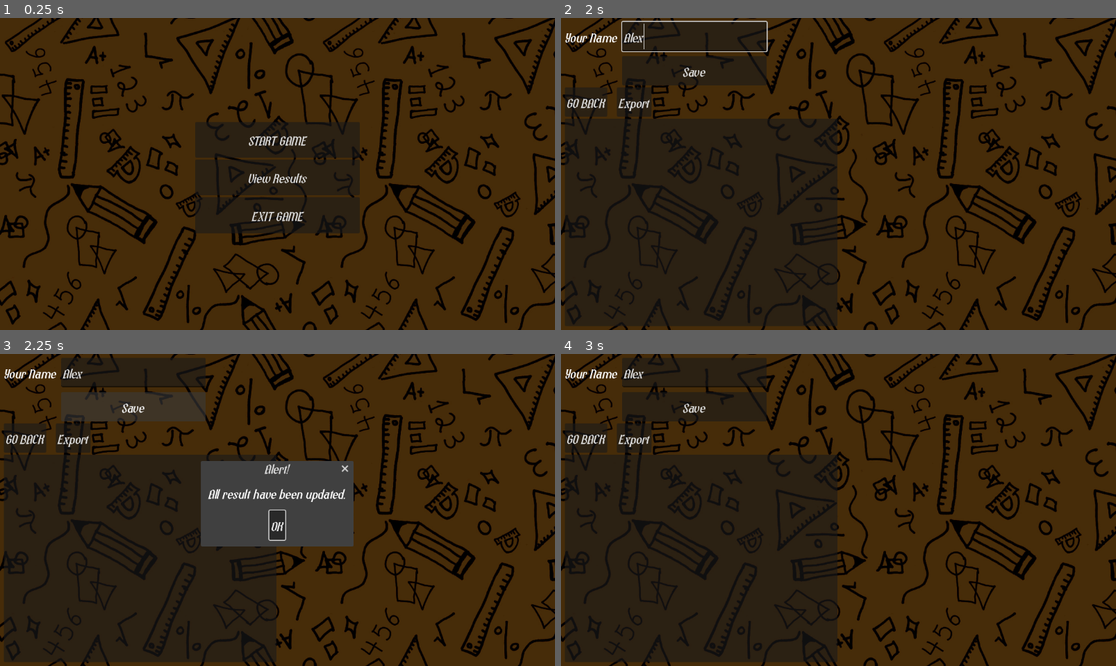
Above: before the commit, frames 1-4 (two rows, left to right).
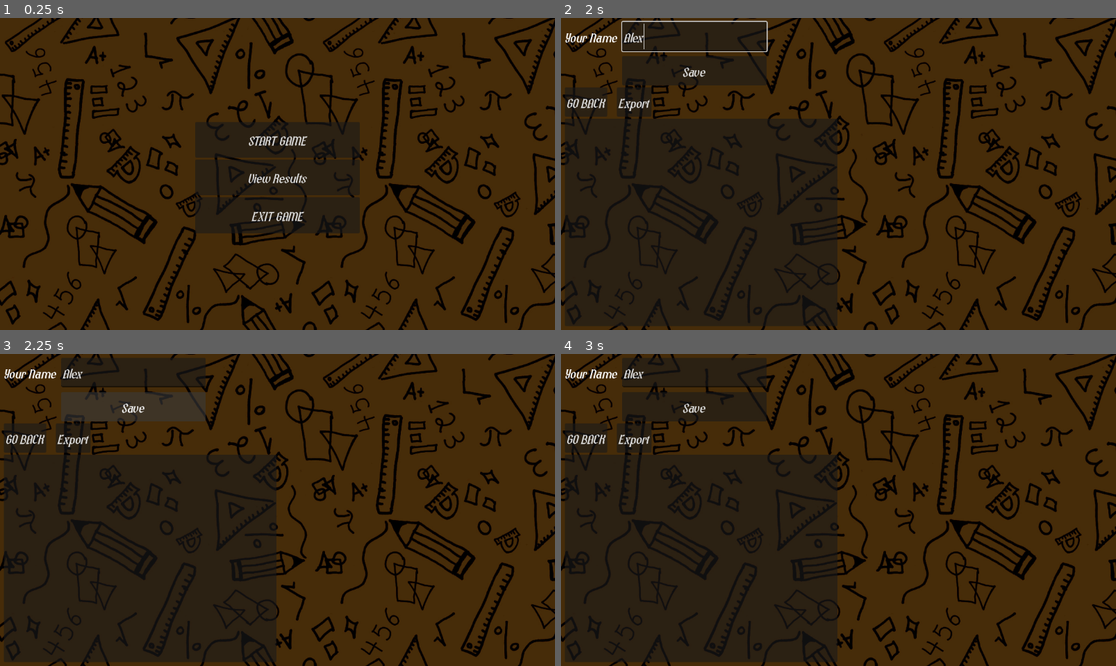
Above: after the commit, the same moments.

Repository: NwizuEmmanuel/quiz-quest
Game: Godot game, scene res://scenes/main/main.tscn
Two runs of this game, one before a commit and one after it. Both use one fixed random seed, a clock stepped at 60 frames per second and the inputs below.
Inputs (mouse positions are in pixels of both pictures, inside the frame that each line leads up to):
- Up to frame 1 (0.25 s): no input
- Up to frame 2 (2 s): click "View Results" at 0.5 s; click (694, 36) at 1.27 s; type "Alex" at 1.35 s
- Up to frame 3 (2.25 s): click "Save" at 2 s
- Up to frame 4 (3 s): click (838, 525) at 2.75 s, where only the run before the commit has a clickable "OK"

Frames 1-2 are identical in both runs. In frame 3, 7.5% of the frame differs, in the area x 36-64%, y 34-62%; in frame 4, nothing differs.
Error after the commit: Invalid access to property or key 'username' on a base object of type 'Nil'. (res://scenes/view_stats/view_stat.gd:21)

Commit message:
added datetime to player stats

Diff:
--- a/resources/player_stats.gd
+++ b/resources/player_stats.gd
@@ -4,16 +4,22 @@
 
 func _init() -> void:
 	id = generate_unique_id()
+	date_added = get_datetime()
 
 func generate_unique_id()->String:
 	var hardware_id = OS.get_unique_id()
 	var hashed_id = hardware_id.sha256_text().substr(0,12)
 	return hashed_id
 
+func get_datetime()->String:
+	var time = Time.get_datetime_string_from_system(false,true)
+	return time
+
 @export var id: String
 @export var score: int = 0
+@export var total_questions = 0
 @export var quiz_title: String = ""
-@export var username: String = "Nil"
+@export var username: String = "nil"
 @export var quiz_frequency: int = 0
 @export var defeated_boss_count: int = 0
-@export var ip_address: String = ""
+@export var date_added:String
--- a/scenes/play_quiz/play_quiz.gd
+++ b/scenes/play_quiz/play_quiz.gd
@@ -37,6 +37,7 @@
 	var quiz_title = QuizData.quiz_title
 	var player_stats = load("user://data/player_stats.res") as PlayerStats
 	player_stats.score = score
+	player_stats.total_questions = total_questions
 	player_stats.quiz_frequency += 1
 	if defeated_boss:
 		player_stats.defeated_boss_count += 1
--- a/scenes/view_stats/view_stat.gd
+++ b/scenes/view_stats/view_stat.gd
@@ -17,6 +17,8 @@
 	load_file_list()
 
 func load_file_list():
+	var player_stats = load("user://data/player_stats.res") as PlayerStats
+	change_all_usernames(player_stats.username)
 	item_list.clear()
 
 	var dir = DirAccess.open(folder_path)
@@ -56,9 +58,12 @@
 		# Build the BBCode display
 		var bbcode = "[b]Quiz Info:[/b] %s\n" % data.quiz_title
 		bbcode += "-------------------\n"
+		bbcode += "Player Id: %s\n" % data.id
+		bbcode += "Date: %s\n" % data.date_added
 		bbcode += "Player Name: %s\n" % data.username
 		bbcode += "Quiz Title: %s\n" % data.quiz_title
 		bbcode += "Score: [color=yellow]%d[/color]\n" % data.score
+		bbcode += "Total questions: %s\n" % data.total_questions
 
 		if data.defeated_boss_count > 0:
 			bbcode += "Status: [color=green]Boss Defeated[/color]"
@@ -93,6 +98,11 @@
 
 	# 2. Get the original file name (e.g., "Math_Quiz.res")
 	var file_name = source_path.get_file()
+	var username = load(source_path).username
+	if username == "nil":
+		accept_dialog.dialog_text = "Enter your name"
+		accept_dialog.popup_centered()
+		return
 
 	# 3. Create the final destination path inside the new directory
 	var final_destination = target_path.path_join(file_name)
@@ -146,6 +156,9 @@
 
 func _on_save_button_pressed() -> void:
 	var new_name = %YourNameInput.text
+	var player_stats = load("user://data/player_stats.res") as PlayerStats
+	player_stats.username = new_name
+	ResourceSaver.save(player_stats,"user://data/player_stats.res")
 	change_all_usernames(new_name)
 	accept_dialog.dialog_text = "All result have been updated."
 	accept_dialog.popup_centered()
--- a/scenes/view_stats/view_stat.tscn
+++ b/scenes/view_stats/view_stat.tscn
@@ -109,6 +109,7 @@
 file_mode = 2
 display_mode = 1
 access = 2
+use_native_dialog = true
 
 [node name="AcceptDialog" type="AcceptDialog" parent="." unique_id=549592233]
 
